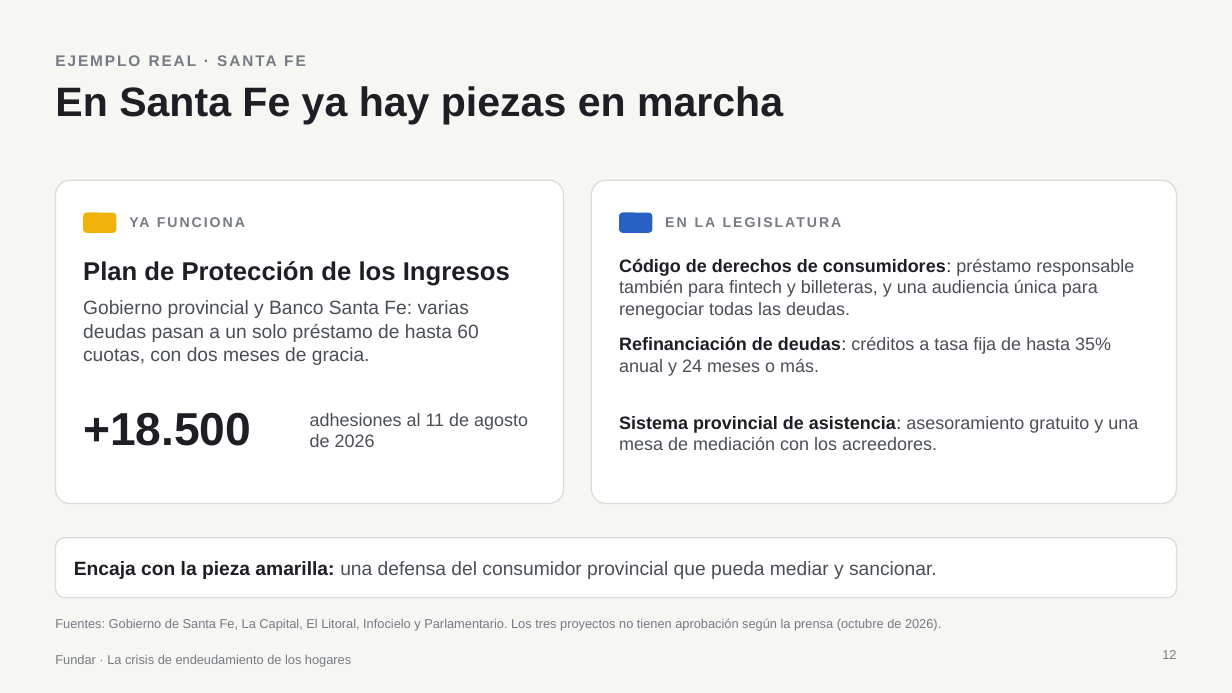
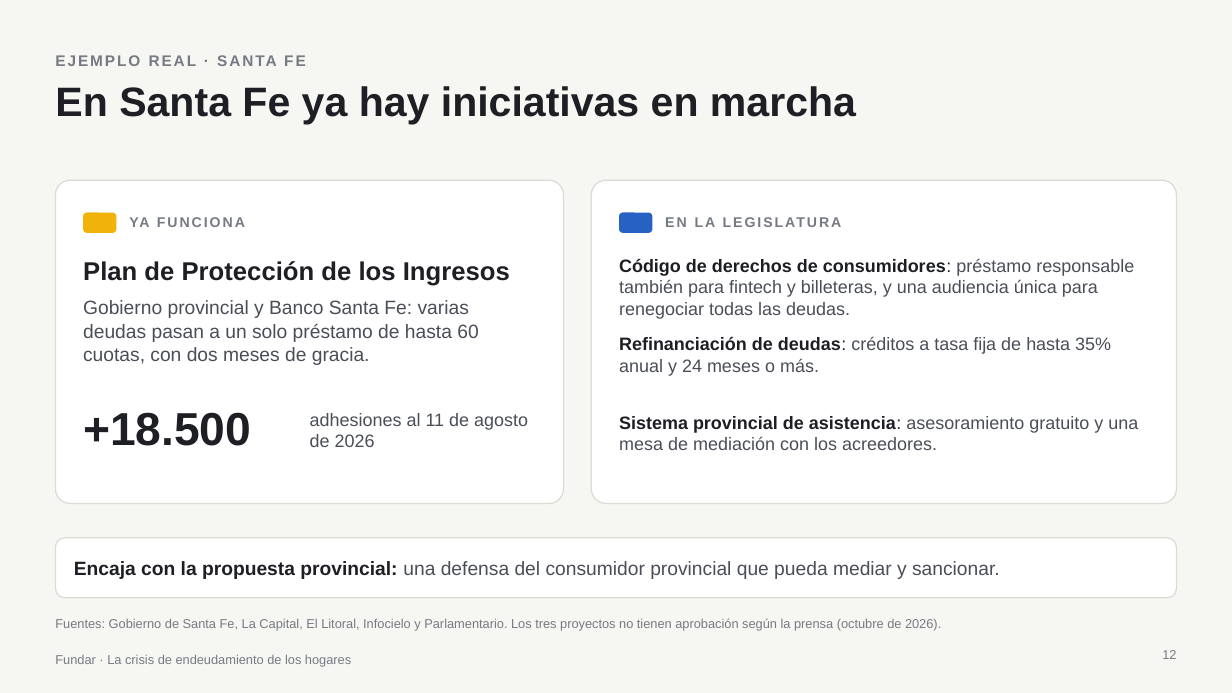
Before and after one commit to elibman36/precios-uber-aeropuertos, a slide deck: slide 12 of presentaciones/crisis_fundar_ladrillos.pptx. Drawn at 1232x693 pixels with LibreOffice and Linux fonts; fonts in the diff are those of the drawing. Boxes give left, top, right and bottom in pixels: in the first picture for what was removed or moved away, otherwise in the second. Text is boxed around its words. In the diff, an @@ line names an element or a change of style, - is before the commit and + after.

```diff
--- a/presentaciones/crisis_fundar_ladrillos.pptx
+++ b/presentaciones/crisis_fundar_ladrillos.pptx
@@ title at <box>55,86,856,125</box>: text changed @@
-En Santa Fe ya hay piezas en marcha
+En Santa Fe ya hay iniciativas en marcha
@@ text at <box>74,561,1000,579</box>: text changed @@
-Encaja con la pieza amarilla: una defensa del consumidor provincial que pueda mediar y sancionar.
+Encaja con la propuesta provincial: una defensa del consumidor provincial que pueda mediar y sancionar.
```
Also in this commit, not shown: 2 other slides changed, 1 other file.
